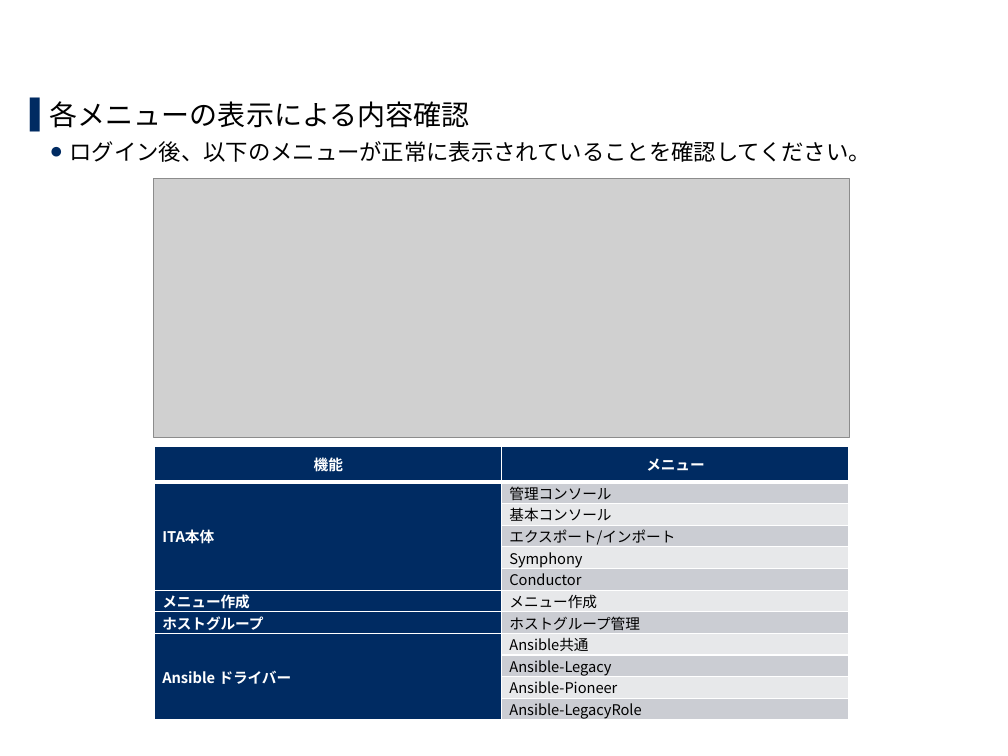
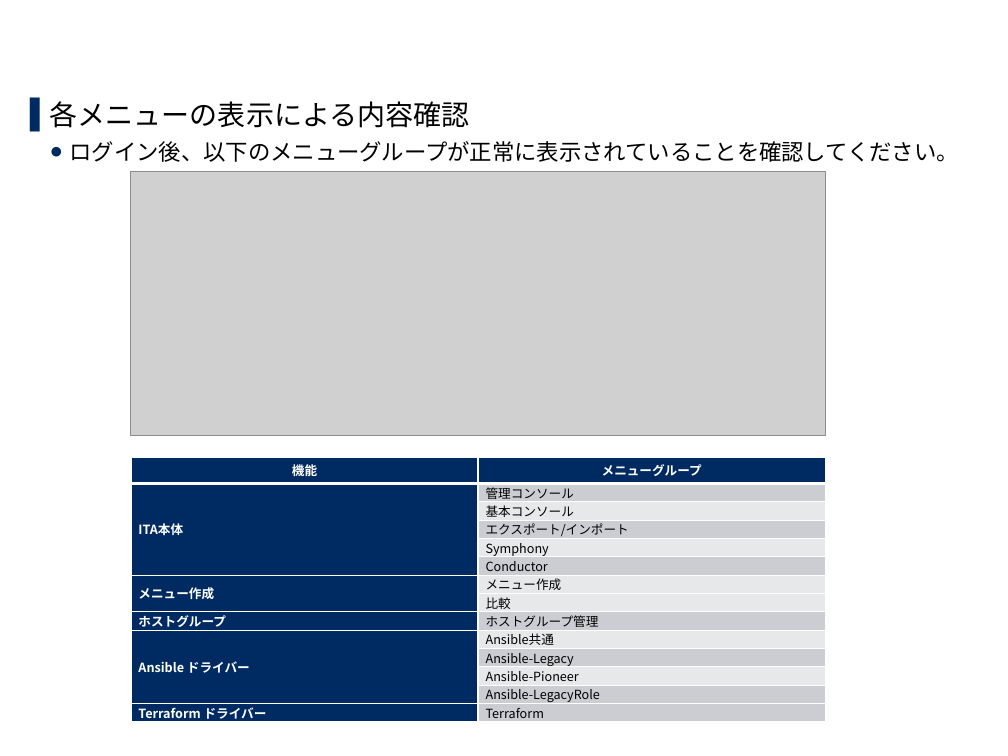
Before and after one commit to exastro-suite/it-automation-docs, a slide deck: slide 26 of asset/Learn_ja/ITA-online-install_ja.pptx. Drawn at 1008x756 pixels with LibreOffice and Linux fonts; fonts in the diff are those of the drawing; grey boxes stand for pictures; background and template pictures are left out. Boxes give left, top, right and bottom in pixels: in the first picture for what was removed or moved away, otherwise in the second. Text is boxed around its words. In the diff, an @@ line names an element or a change of style, - is before the commit and + after.

```diff
--- a/asset/Learn_ja/ITA-online-install_ja.pptx
+++ b/asset/Learn_ja/ITA-online-install_ja.pptx
@@ text at box(70, 141, 959, 162): text changed @@
-  ● ログイン後、以下のメニューが正常に表示されていることを確認してください。
+  ● ログイン後、以下のメニューグループが正常に表示されていることを確認してください。
@@ picture: place and size @@
-picture at box(153, 178, 849, 437)
+picture at box(131, 171, 826, 435)
@@ table at box(131, 458, 825, 723) @@
-row 1, column 2: メニュー
+row 1, column 2: メニューグループ
+row 8:  | 比較
+row 14: Terraform ドライバー | Terraform
@@ table: place and size @@
-table at box(154, 447, 848, 723)
+table at box(131, 458, 825, 723)
```
Also in this commit, not shown: 8 other slides changed, 21 other files.
